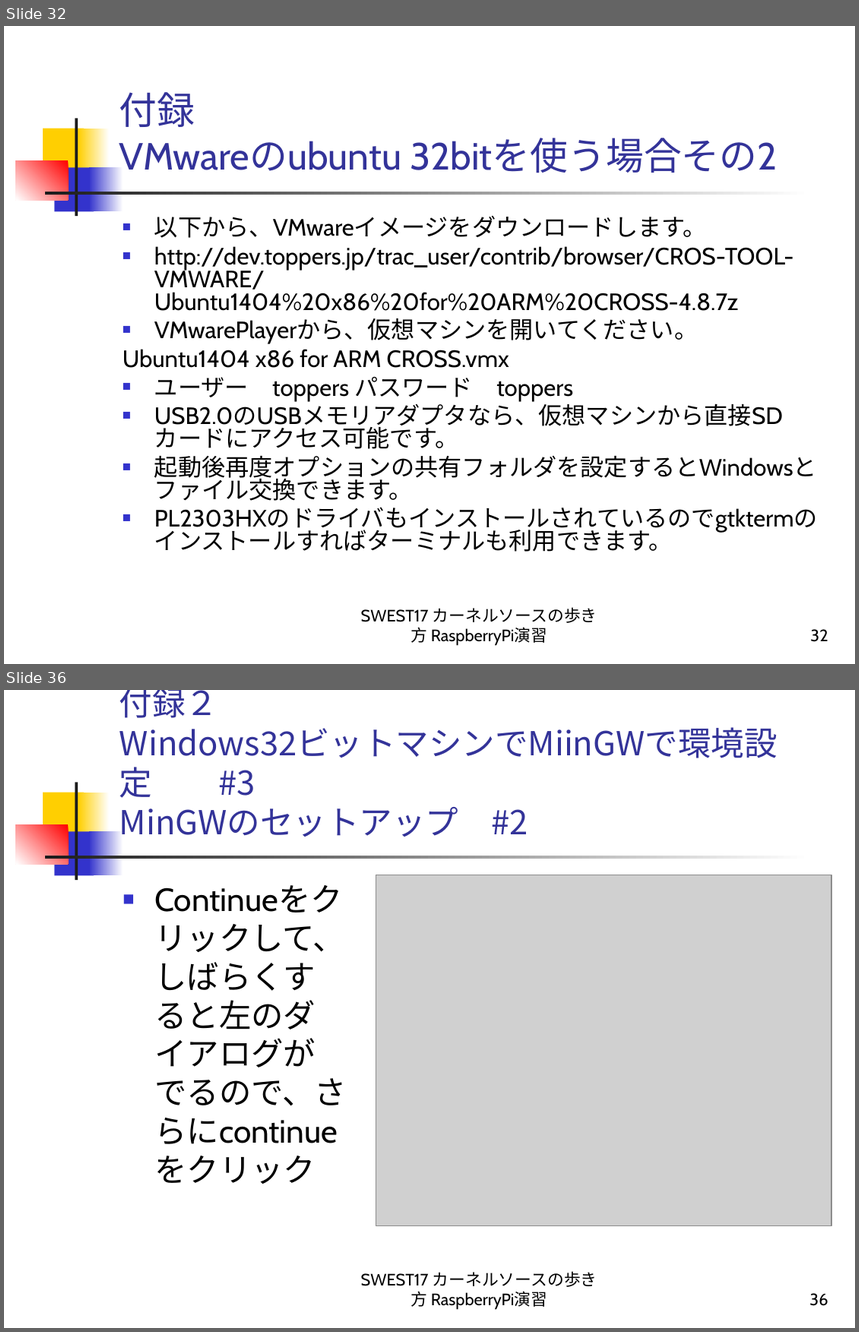
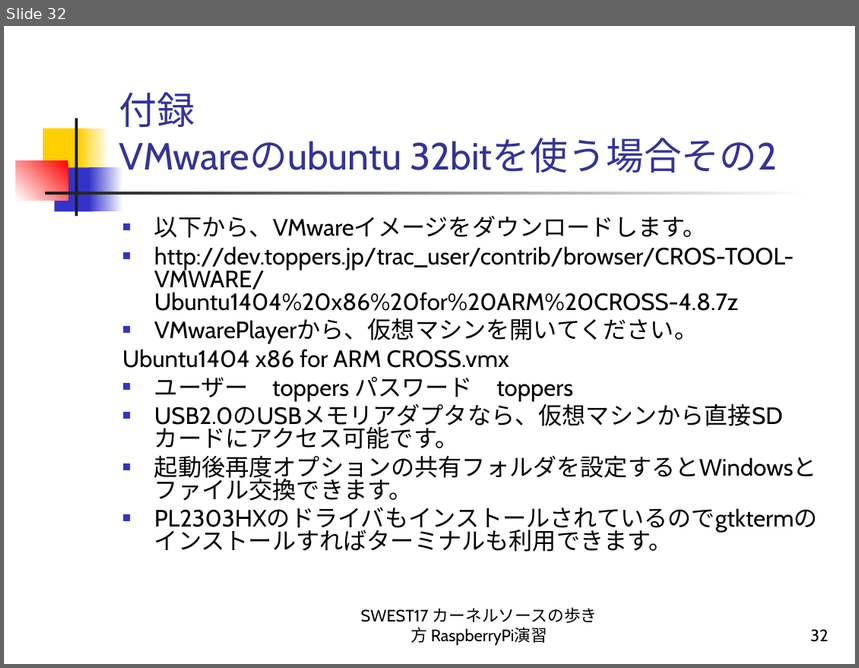
Before and after one commit to alvstakahashi/RPI-SHRINK-SSP-FULL, a slide deck: カーネルソースの歩き方 RaspberryPi演習.ppt. Shown one above the other, each under a label of ours: slides 32 and 36 before the commit, slide 32 after it; the slides between them are not shown. The pictures are 859x1332 and 859x668 pixels, drawn with LibreOffice and Linux fonts; fonts in the diff are those of the drawing; grey boxes stand for pictures. Boxes give left, top, right and bottom in pixels: in the first picture for what was removed or moved away, otherwise in the second. Text is boxed around its words. In the diff, an @@ line names an element or a change of style, - is before the commit and + after.

```diff
--- a/カーネルソースの歩き方 RaspberryPi演習.ppt
+++ b/カーネルソースの歩き方 RaspberryPi演習.ppt
@@ slide 36 removed at [4, 690, 855, 1328], background #FFFFFF; not listed: 7 template elements that a slide beside it also shows @@
@@ title removed at [120, 690, 528, 837] @@
-付録２
-Windows32ビットマシンでMiinGWで環境設定 #3
-MinGWのセットアップ #2
@@ picture removed at [376, 875, 832, 1227] @@
@@ text removed at [154, 924, 347, 1144] @@
-■ Continueをクリックして、しばらくすると左のダイアログがでるので、さらにcontinueをクリック
@@ text removed at [361, 1271, 598, 1310] @@
-SWEST17 カーネルソースの歩き方 RaspberryPi演習
@@ page number removed at [810, 1293, 828, 1306] @@
-36
```
Also in this commit, not shown: 1 slide changed, 10 other slides removed.
